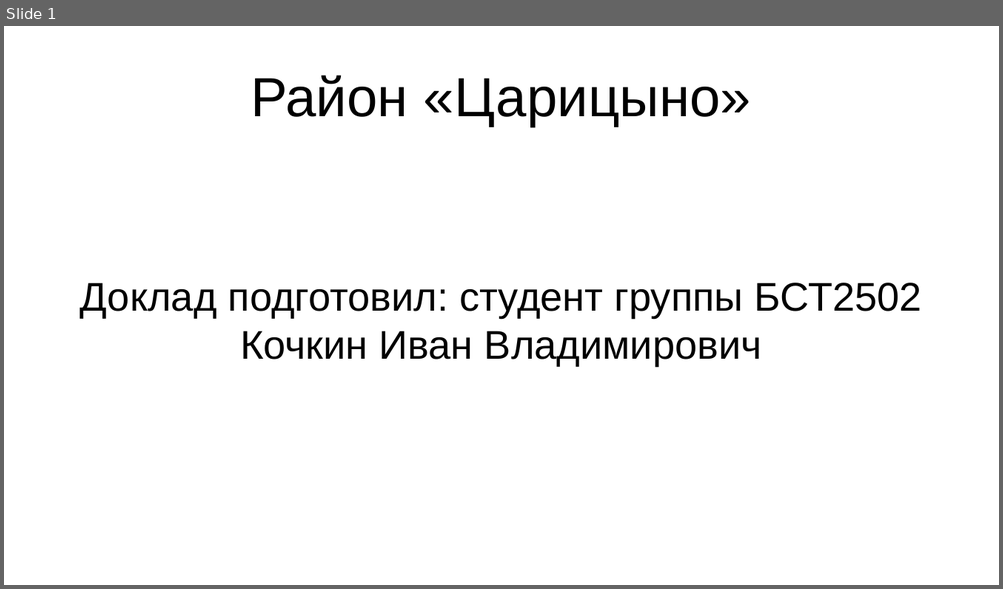
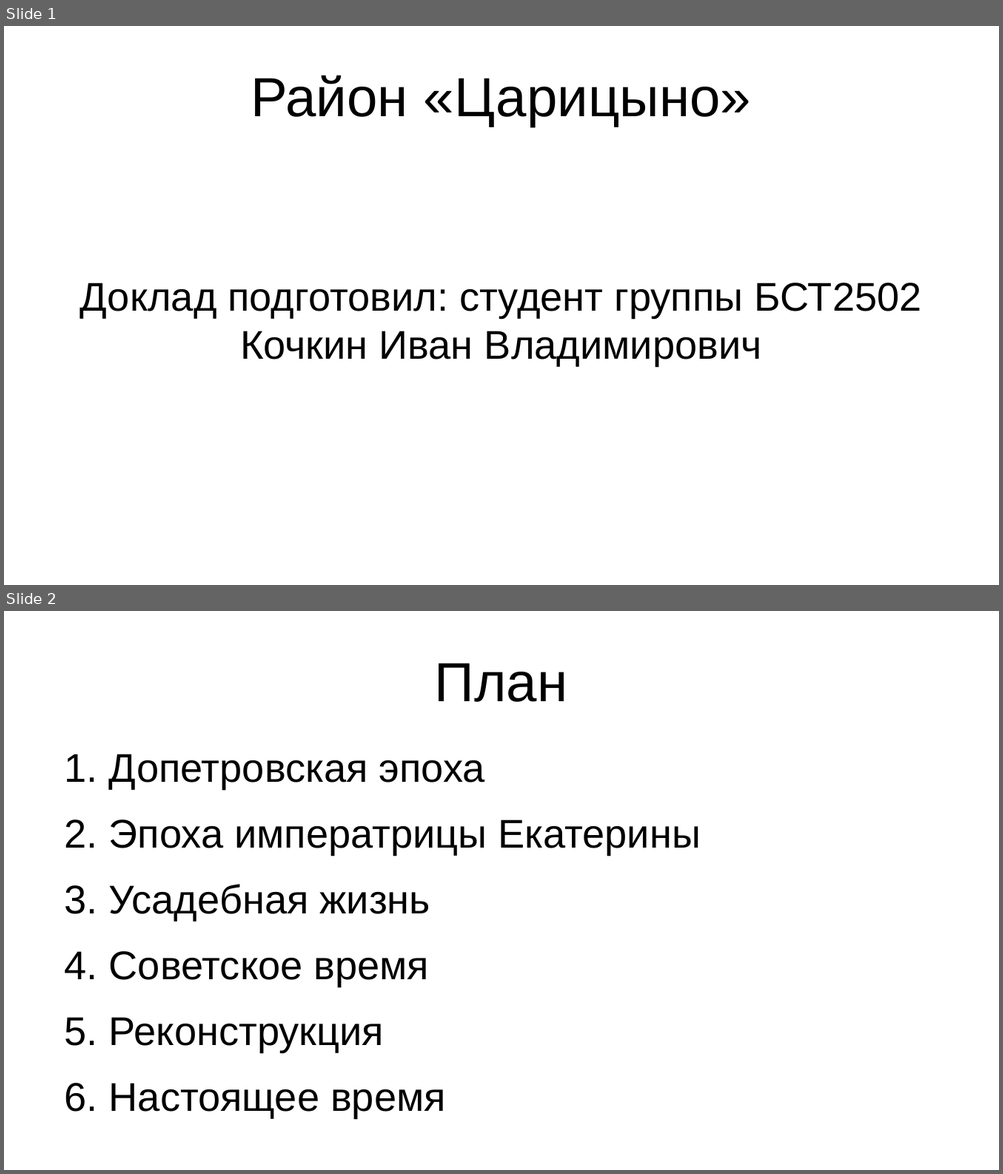
Before and after one commit to Astolfo-femboy-UwU/urban-octo-barnacle, a slide deck: Основы Российской Государственности/История района Царицыно.pptx. Shown one above the other, each under a label of ours: slide 1 before the commit, slides 1 and 2 after it. The pictures are 1003x589 and 1003x1174 pixels, drawn with LibreOffice and Linux fonts; fonts in the diff are those of the drawing. Boxes give left, top, right and bottom in pixels: in the first picture for what was removed or moved away, otherwise in the second. Text is boxed around its words. In the diff, an @@ line names an element or a change of style, - is before the commit and + after.

```diff
--- a/Основы Российской Государственности/История района Царицыно.pptx
+++ b/Основы Российской Государственности/История района Царицыно.pptx
@@ slide 2 added at (4,611,999,1170), background #FFFFFF @@
@@ title added at (435,663,567,702), 44 pt, text #000000 @@
+План
@@ text added at (109,754,700,1118), 32 pt, text #000000 @@
+1. Допетровская эпоха
+2. Эпоха императрицы Екатерины
+3. Усадебная жизнь
+4. Советское время
+5. Реконструкция
+6. Настоящее время
```
Also in this commit, not shown: 5 slides changed, 1 other slide added, 2 slides removed, 1 other file.
